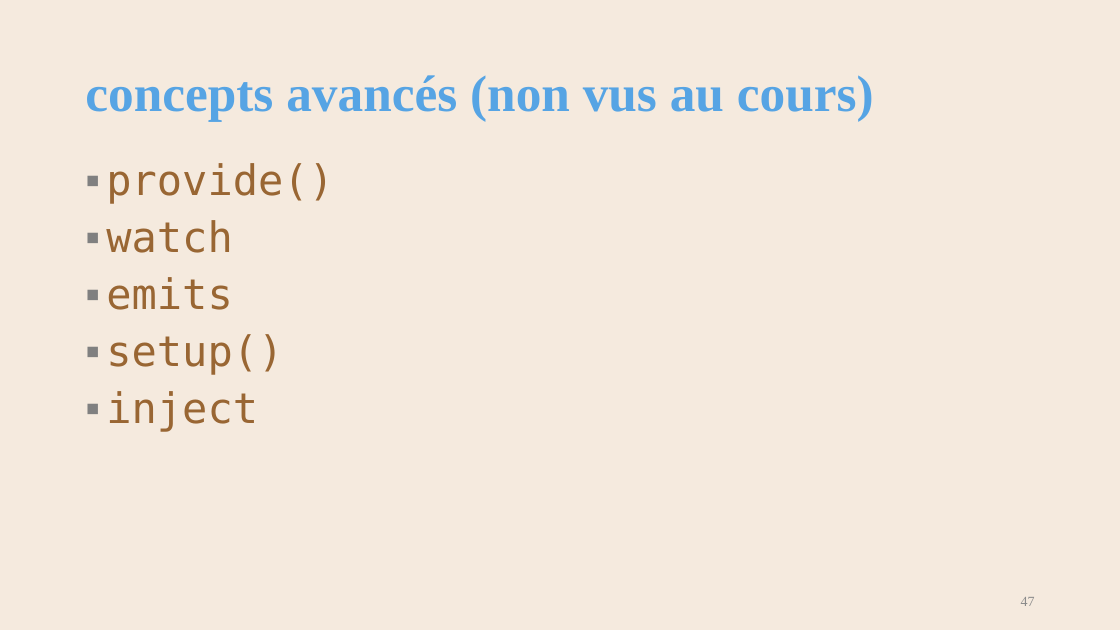
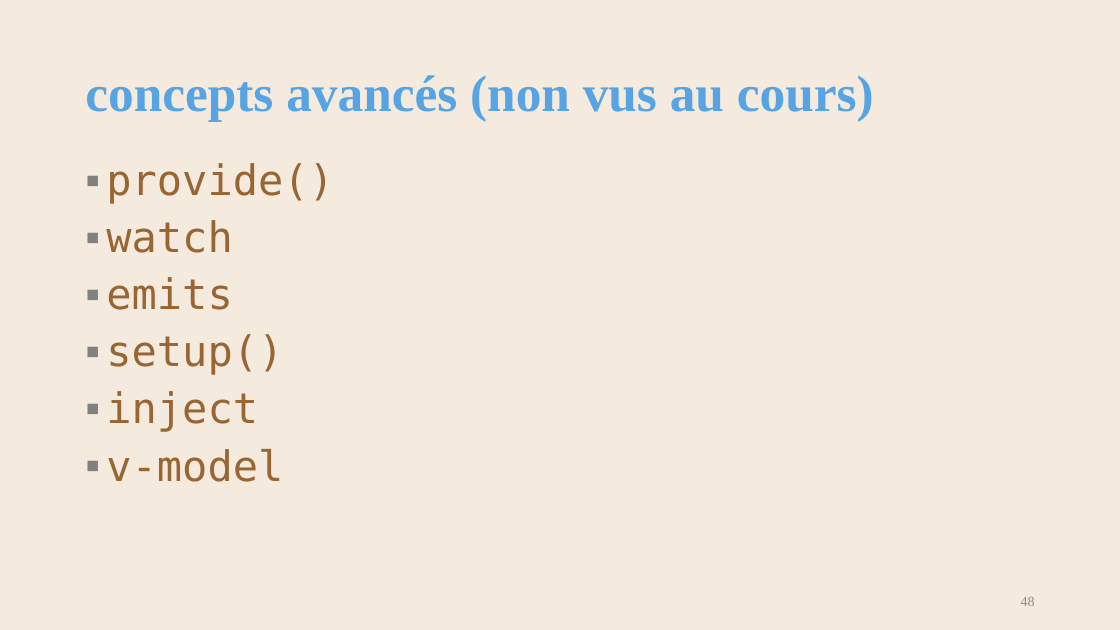
Before and after one commit to AlainWafflard/4IPW3, a slide deck: slide 48 of syllabus/19_composant_vuejs/syllabus_19_composant.pptx (slide 47 before the commit). Drawn at 1120x630 pixels with LibreOffice and Linux fonts; fonts in the diff are those of the drawing; background and template pictures are left out. Boxes give left, top, right and bottom in pixels: in the first picture for what was removed or moved away, otherwise in the second. Text is boxed around its words. In the diff, an @@ line names an element or a change of style, - is before the commit and + after.

```diff
--- a/syllabus/19_composant_vuejs/syllabus_19_composant.pptx
+++ b/syllabus/19_composant_vuejs/syllabus_19_composant.pptx
@@ text at (x1=106, y1=449, x2=283, y2=482): paragraph added @@
+▪ v-model
@@ page number at (x1=1021, y1=597, x2=1035, y2=606): text changed @@
-47
+48
```
Also in this commit, not shown: 5 other slides changed, 1 slide added, 9 other files.
